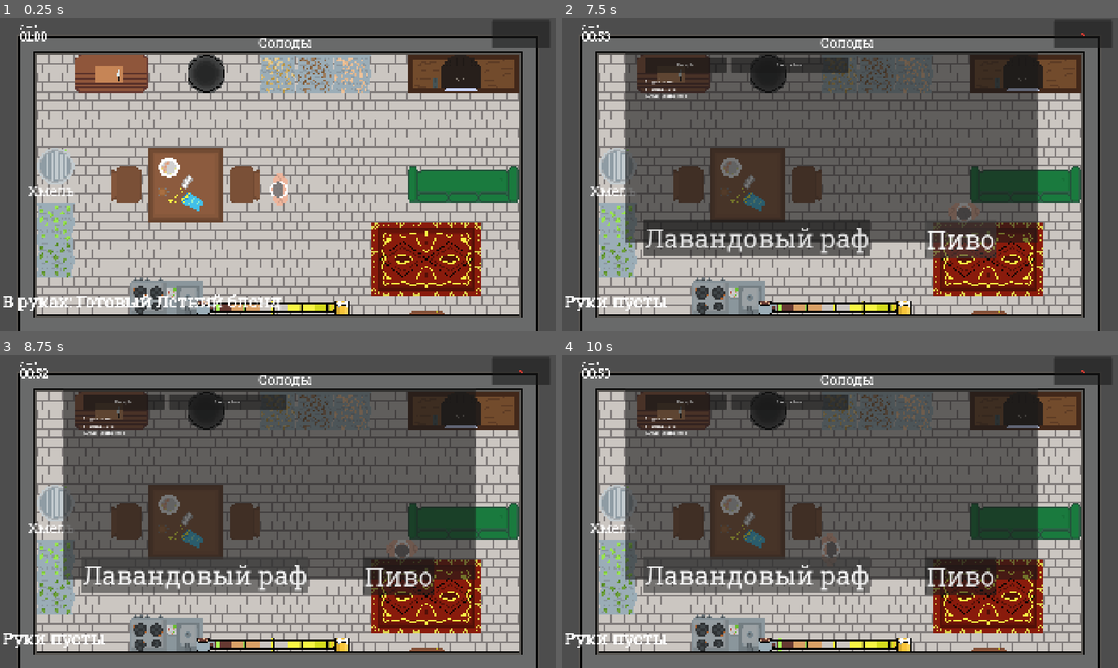
Above: before the commit, frames 1-4 (two rows, left to right).
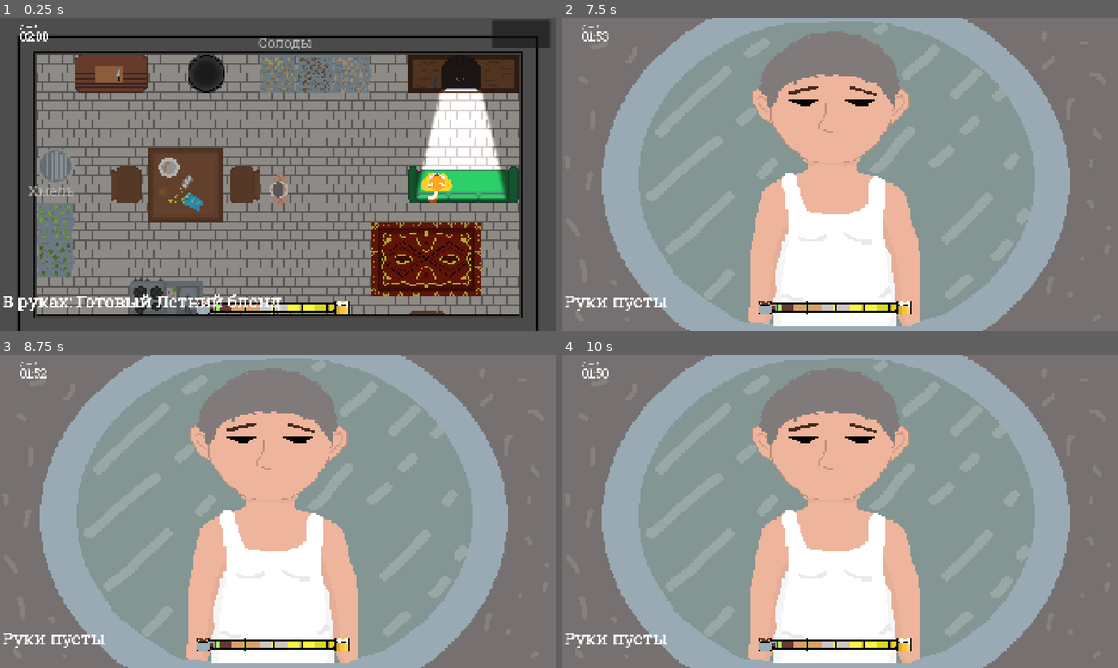
Above: after the commit, the same moments.

Repository: Pel-meshek/drinkUP
Game: Godot game, scene res://scenes/garage.tscn
Same seed, same stepped clock (60 frames per second), same inputs: the game is played once before the commit and once after it.
Inputs (mouse positions are in pixels of both pictures, inside the frame that each line leads up to):
- Up to frame 1 (0.25 s): no input
- Up to frame 2 (7.5 s): click (1084, 33) at 0.5 s; click "❌" at 1.25 s; click "📖" at 2 s; click "Recepts" at 2.75 s; click "Instruction" at 3.5 s; tap Enter at 4.25 s; hold D (right) 4.28-5.03 s; tap Space at 4.35, 4.52, 4.82, 5.27, 5.3, 5.57, 6.05, 6.6, 6.77, 7.07 s; hold S (down) 5.03-5.78 s; tap F (drop) at 5.1 s; hold D (right) 5.78-6.53 s; hold E (interact) 5.78-6.53 s; hold W (up) 6.53-7.25 s; click "Пиво" at 7.25 s
- Up to frame 3 (8.75 s): click (194, 574) at 8 s, where only the run before the commit has a clickable "Лавандовый раф"
- Up to frame 4 (10 s): tap Space at 8.75, 9.02, 9.05, 9.32, 9.77, 9.8 s; hold A (left) from 8.78 s (still down); tap F (drop) at 8.85 s; tap E (interact) at 9.6 s

The runs differ from the first frame. In frame 1, 82% of the frame differs, in the area x 3-97%, y 4-100%; in frame 2, 89%, in the area x 0-100%, y 0-100%; in frame 3, 89%; in frame 4, 89%.

Commit message:
burmalda

Diff:
--- /dev/null
+++ b/scenes/катсцены.gd
@@ -0,0 +1,21 @@
+extends Node2D
+
+@onready var score_hud = $"Катсцена"
+
+# Called when the node enters the scene tree for the first time.
+func _ready() -> void:
+	wait_scene()
+
+
+# Called every frame. 'delta' is the elapsed time since the previous frame.
+func _process(delta: float) -> void:
+	match Global.score:
+		0: score_hud.play("1")
+		1: score_hud.play("2")
+		2: score_hud.play("3")
+		-1: score_hud.play("4")
+		-2: score_hud.play("5")
+
+func wait_scene():
+	await get_tree().create_timer(5.0).timeout
+	get_tree().change_scene_to_file("res://scenes/garage.tscn")
--- a/scenes/катсцены.tscn
+++ b/scenes/катсцены.tscn
@@ -1,5 +1,6 @@
 [gd_scene format=3 uid="uid://cbjphkh2kht1s"]
 
+[ext_resource type="Script" uid="uid://cuh8xfo6xbqnt" path="res://scenes/катсцены.gd" id="1_7htrt"]
 [ext_resource type="Texture2D" uid="uid://dgmf4vjgkvrhv" path="res://assets/Катсцены/СКУФ ДЕФ.png" id="1_a12lq"]
 [ext_resource type="Texture2D" uid="uid://borfd76jmnytx" path="res://assets/Катсцены/УЖЕ НЕ СКУФ КОФЕ 1.png" id="2_7htrt"]
 [ext_resource type="Texture2D" uid="uid://cyh22snhby12e" path="res://assets/Катсцены/УЖЕ НЕ СКУФ КОФЕ2.png" id="3_p7c0k"]
@@ -50,6 +51,7 @@
 }]
 
 [node name="Катсцены" type="Node2D" unique_id=858658084]
+script = ExtResource("1_7htrt")
 
 [node name="Катсцена" type="AnimatedSprite2D" parent="." unique_id=1599410933]
 position = Vector2(960, 539.99994)
--- a/scripts/Global.gd
+++ b/scripts/Global.gd
@@ -2,7 +2,7 @@
 signal item_changed(item_name: String)
 var score = 0
 var held_item: String = "Готовый Летний блонд"
-var day = 0
+var day = 1
 var day_increased: bool = false
 
 func take_item(name: String):
--- a/scripts/choice.gd
+++ b/scripts/choice.gd
@@ -10,19 +10,15 @@
 	pass
 
 func _on_пиво_pressed():
-	Global.score += 1
+	Global.score -= 1
 	is_пиво_pressed = true
 	is_кофе_pressed = false
-
+	get_tree().change_scene_to_file("res://scenes/катсцены.tscn")
 func _on_кофе_pressed():
-	Global.score -= 1
+	Global.score += 1
 	is_кофе_pressed = true
 	is_пиво_pressed = false
+	get_tree().change_scene_to_file("res://scenes/катсцены.tscn")
 
 func choice():
-	if is_кофе_pressed or is_пиво_pressed:
-		if Global.score == -1:
-			$"Катсцена".play("-1")
-		if Global.score == -2:
-			$"Катсцена".play("-2")
-		get_tree().change_scene_to_file("res://scenes/катсцены.tscn")
+		return
--- a/scripts/dialogue.gd
+++ b/scripts/dialogue.gd
@@ -91,6 +91,8 @@
 					print(",ehvfklf")
 					choice_node.visible = true
 					Choice.choice() # Вызовите функцию выбора, если она есть
+					Global.day = 2
+					queue_free()
 
 
 			if current_index < dialog_data.size():
--- a/scripts/orderUI.gd
+++ b/scripts/orderUI.gd
@@ -4,10 +4,8 @@
 @onready var orders_panel = $PanelContainer
 @onready var orders_list = $PanelContainer/ScrollContainer/VBoxContainer
 
-var orders_data: Array = [
-	["Светлый Лагер", true],
-	["Летний блонд", false],
-]
+var orders_data: Array = []
+
 
 func _process(delta: float) -> void:
 	if not Global.day_increased and orders_data[0][1] and orders_data[1][1]:
@@ -18,12 +16,22 @@
 		]
 		render_orders()
 
+		Global.day_increased = true
 
-		Global.day_increased = true
 func _ready():
 	# Подключаем кнопку открытия/закрытия
 	toggle_btn.pressed.connect(_on_toggle_pressed)
 
+	if Global.day == 1:
+		orders_data = [
+		["Светлый Лагер", true],
+		["Летний блонд", false],
+	]
+	elif Global.day == 2:
+		orders_data = [
+			["Светлый Лагер", false],
+		["Летний блонд", false],
+		]
 	# Генерируем список при запуске
 	render_orders()
 
--- a/scripts/ui.gd
+++ b/scripts/ui.gd
@@ -34,7 +34,7 @@
 	print("Катсцена закончена, таймер запущен")
 
 func start_new_day():
-	time_left = 60 # Или 120, как вам нужно
+	time_left = 120 # Или 120, как вам нужно
 	cutscene = false
 	update_time_display()
 	if day_timer:
@@ -57,7 +57,8 @@
 func update_time_display():
 	if not is_instance_valid(time_label):
 		return
-
+	$Label2.text = ""
+	$Label2.text = "День: " + str(Global.day)
 	if cutscene:
 		# При катсцене можно скрыть таймер или показать "--:--"
 		time_label.text = "--:--"
@@ -77,7 +78,7 @@
 			-2: score_hud.play("5")
 
 
-	if Global.day == 1:
+	if Global.day == 7:
 		item_label.text = ""
 	# Оптимизация: используем match вместо кучи if
 	match Global.score:
Not shown, added: scenes/катсцены.gd.uid
